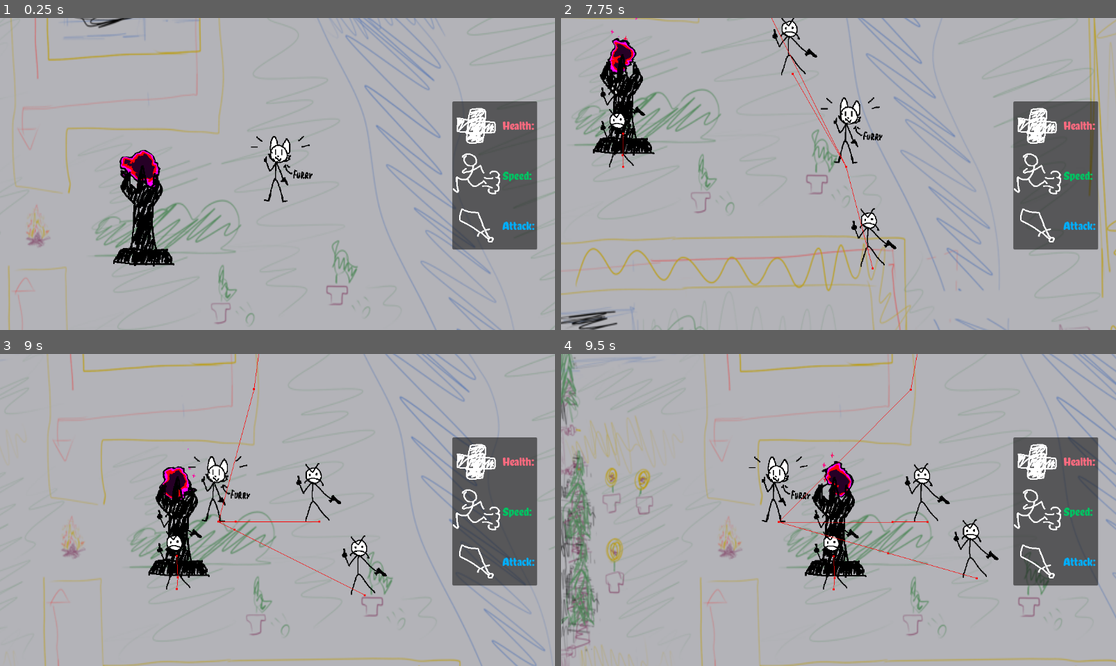
Above: before the commit, frames 1-4 (two rows, left to right).
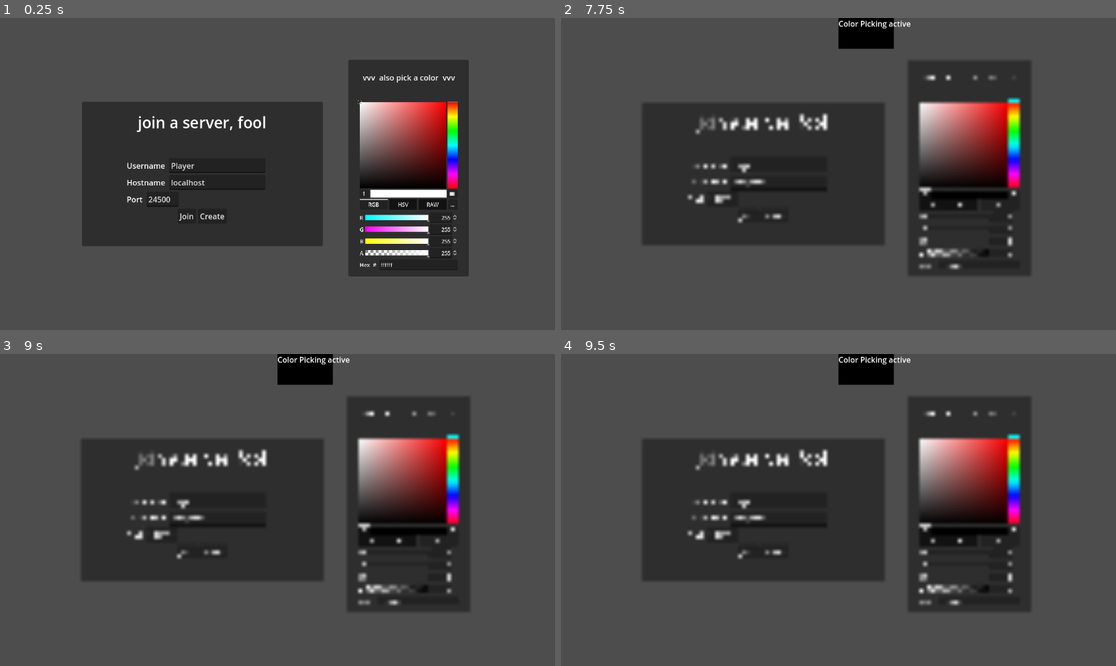
Above: after the commit, the same moments.

Repository: ndvrxd/cultism
Game: Godot game, scene res://connectScreen.tscn
Two runs of this game, one before a commit and one after it. Both use one fixed random seed, a clock stepped at 60 frames per second and the inputs below. Before the commit the project starts from res://scenes/world.tscn.
Inputs (mouse positions are in pixels of both pictures, inside the frame that each line leads up to):
- Up to frame 1 (0.25 s): no input
- Up to frame 2 (7.75 s): click (749, 217) at 0.5 s, where only the run after the commit has a clickable "Join"; click (771, 217) at 1.25 s, where only the run after the commit has a clickable "Create"; click (927, 192) at 2.02 s; click (932, 205) at 2.75 s, where only the run after the commit has a clickable "RGB"; click (966, 205) at 3.5 s, where only the run after the commit has a clickable "HSV"; click (993, 205) at 4.25 s, where only the run after the commit has a clickable "RAW"; tap Enter (Chat, bound only after the commit) at 5, 5.1, 5.85, 6.6, 7.35 s; hold D (right) 5.03-5.78 s; hold S (down) 5.78-6.53 s; hold D (right) 6.53-7.28 s; hold W (up) from 7.28 s (still down)
- Up to frame 3 (9 s): release W (up) at 8.03 s; hold A (left) from 8.03 s (still down); tap Enter (Chat, bound only after the commit) at 8.1, 8.85 s
- Up to frame 4 (9.5 s): keep holding A (left)

The runs differ from the first frame. In frame 1, 95% of the frame differs, in the area x 0-100%, y 0-100%; in frame 2, 95%; in frame 3, 95%; in frame 4, 95%.

Commit message:
basic netcode groundwork (its working yesss)

Diff:
--- /dev/null
+++ b/cult-game-version-0.1/Chatbox/Chatbox.gd
@@ -0,0 +1,36 @@
+class_name Chatbox extends Control
+
+@export var chatLabel:Label
+@export var chatInput:LineEdit
+@export var username:String = "Player"
+
+static var inst:Chatbox # real unity singleton bullshit
+
+signal chatbox_focus_changed(focused:bool)
+
+func _enter_tree():
+	inst = self
+
+func _ready():
+	chatLabel.text=''
+
+func _input(event):
+	if Input.is_action_just_pressed("Chat"):
+		var vp:Viewport = get_viewport()
+		if vp.gui_get_focus_owner() != chatInput:
+			chatbox_focus_changed.emit(true)
+			chatInput.grab_focus()
+		else:
+			chatbox_focus_changed.emit(false)
+			chatInput.release_focus()
+			if chatInput.text.length() > 0:
+				print_chat.rpc(username + ": " + chatInput.text)
+			chatInput.text = ""
+
+@rpc('reliable','call_local', 'any_peer')
+func print_chat(msg:String):
+	if msg.length() > 0:
+		chatLabel.text += '\n' + msg;
+
+func set_username(username:String):
+	self.username = username if !username.is_empty() else "Player"
--- /dev/null
+++ b/cult-game-version-0.1/Chatbox/Chatbox.tscn
@@ -0,0 +1,49 @@
+[gd_scene load_steps=2 format=3 uid="uid://4x1q48mnamto"]
+
+[ext_resource type="Script" path="res://Chatbox/Chatbox.gd" id="1_lmsbv"]
+
+[node name="Chatbox" type="Control" node_paths=PackedStringArray("chatLabel", "chatInput")]
+clip_contents = true
+layout_mode = 3
+anchors_preset = 8
+anchor_left = 0.5
+anchor_top = 0.5
+anchor_right = 0.5
+anchor_bottom = 0.5
+offset_left = -160.0
+offset_top = -96.0
+offset_right = 160.0
+offset_bottom = 104.0
+grow_horizontal = 2
+grow_vertical = 2
+script = ExtResource("1_lmsbv")
+chatLabel = NodePath("Label")
+chatInput = NodePath("LineEdit")
+
+[node name="Label" type="Label" parent="."]
+layout_mode = 1
+anchors_preset = 2
+anchor_top = 1.0
+anchor_bottom = 1.0
+offset_top = -194.0
+offset_right = 312.0
+offset_bottom = -38.0
+grow_vertical = 0
+text = "chat line 1
+chat line 2
+chat line 3
+chat line 4
+chat line 5 aaaaaaaaaaaaaaaa word wrap"
+vertical_alignment = 2
+autowrap_mode = 2
+
+[node name="LineEdit" type="LineEdit" parent="."]
+layout_mode = 1
+anchors_preset = 2
+anchor_top = 1.0
+anchor_bottom = 1.0
+offset_top = -32.0
+offset_right = 256.0
+offset_bottom = -1.0
+grow_vertical = 0
+placeholder_text = "press enter to chat"
--- /dev/null
+++ b/cult-game-version-0.1/NetManager.gd
@@ -0,0 +1,149 @@
+extends Node
+
+# These signals can be connected to by a UI lobby scene or the game scene.
+signal player_connected(peer_id, player_info)
+signal player_disconnected(peer_id)
+signal server_disconnected
+signal connection_refused(reason)
+
+var gameinfo = {};
+var playerinfo_local = {"name":"Server"};
+var players = {};
+
+const MAP = "res://scenes/world.tscn"
+var playerBodyPath = "res://objects/player.tscn";
+
+# THIS IS ALL VERY TRUSTING OF THE CLIENT
+# BAD OPSEC BUT SUFFICIENT FOR PLAYTESTING
+
+# Called when the node enters the scene tree for the first time.
+func _ready():
+	multiplayer.peer_connected.connect(onPlayerConnect)
+	multiplayer.peer_disconnected.connect(onPlayerDisconnect)
+	multiplayer.connected_to_server.connect(onConnectionSuccess)
+	multiplayer.connection_failed.connect(onConnectionFailed)
+	multiplayer.server_disconnected.connect(onServerDisconnect)
+	if IsDedicated():
+		start_listen_server();
+
+func IsDedicated():
+	return multiplayer.is_server() and (OS.has_feature("dedicated_server") or DisplayServer.get_name() == "headless")
+
+func join_game(address="localhost", port=24500):
+	if IsDedicated(): return;
+	var peer = ENetMultiplayerPeer.new()
+	var error = peer.create_client(address, port)
+	if error:
+		return error
+	multiplayer.multiplayer_peer = peer
+
+func start_listen_server(hostname="localhost", port=24500, maxplayers=16):
+	var peer = ENetMultiplayerPeer.new()
+	var error = peer.create_server(port, maxplayers)
+	if error:
+		return error
+	multiplayer.multiplayer_peer = peer
+
+	if !IsDedicated():
+		#players[1] = playerinfo_local
+		player_connected.emit(1, playerinfo_local)
+		onPlayerConnect(1);
+	else:
+		load_game(MAP);
+
+func onPlayerConnect(id): # all clients, NOT JUST server
+	if !IsDedicated(): # send local player info to newly connected remote peer
+		recvPeerInfoCallback.rpc_id(id, playerinfo_local);
+
+@rpc("reliable")
+func setDisconnectMessage(reason):
+	print("Disconnected: " + reason)
+	connection_refused.emit(reason)
+
+@rpc("any_peer", "reliable", "call_local")
+func recvPeerInfoCallback(new_player_info):
+	var new_player_id = multiplayer.get_remote_sender_id()
+
+	if multiplayer.is_server():
+		var discReason = ""
+		for p in players:
+			if new_player_info["name"] == players[p]["name"]:
+				discReason = "Another player already has that name."
+
+		if discReason.is_empty():
+			load_game.rpc_id(new_player_id, MAP)
+		else:
+			setDisconnectMessage.rpc_id(new_player_id, discReason);
+			await get_tree().create_timer(0.1).timeout
+			multiplayer.multiplayer_peer.disconnect_peer(new_player_id);
+	if Chatbox.inst:
+		Chatbox.inst.print_chat(new_player_info["name"] + " connected.")
+	players[new_player_id] = new_player_info
+	player_connected.emit(new_player_id, new_player_info)
+
+@rpc("any_peer", "call_remote", "reliable")
+func askForEntities():
+	var id = multiplayer.get_remote_sender_id()
+	if multiplayer.is_server():
+		var ents = get_tree().get_nodes_in_group("entity")
+		for i in ents:
+			if not i is Entity: continue
+			var e = i as Entity
+			spawnEntity.rpc_id(id, e.objPath, e.global_position, e.name);
+
+@rpc("any_peer", "call_local", "reliable")
+func spawnEntity(scnPath:String, pos:Vector2 = Vector2.ZERO, name4sync:String="", ctlPath:String="", entNameIsNodeName=false):
+	var id = multiplayer.get_remote_sender_id()
+	if id:
+		if name4sync != "":
+			if get_tree().current_scene.has_node(name4sync): return
+		var ebody:Entity = load(scnPath).instantiate();
+		ebody.global_position = pos
+		if name4sync != "":
+			ebody.name = name4sync;
+			if entNameIsNodeName:
+				ebody.entityName = name4sync;
+		get_tree().current_scene.add_child.call_deferred(ebody)
+		if id == multiplayer.get_unique_id():
+			var ectl:EntityController
+			if ctlPath != "":
+				ectl = load(ctlPath).instantiate();
+			elif ebody.controllerPath != "":
+				ectl = load(ebody.controllerPath).instantiate();
+			else: return
+			ebody.add_child.call_deferred(ectl)
+			#ectl.attemptControl.call_deferred();
+
+# When the server decides to start the game from a UI scene,
+# do load_game.rpc(filepath)
+@rpc("call_local", "reliable")
+func load_game(game_scene_path):
+	get_tree().change_scene_to_file(game_scene_path)
+	await get_tree().create_timer(0.1).timeout
+	if !IsDedicated():
+		spawnEntity.rpc.call_deferred(playerBodyPath, Vector2.ZERO, playerinfo_local["name"],
+		"res://objects/controllers/player_controls.tscn", true)
+		if !multiplayer.is_server(): askForEntities.rpc_id.call_deferred(1)
+		Chatbox.inst.set_username(playerinfo_local["name"])
+
+func onPlayerDisconnect(id): # all clients, NOT JUST server
+	if id in players and "proxy" in players[id]:
+		players[id]["proxy"].queue_free()
+	if Chatbox.inst:
+		Chatbox.inst.print_chat(players[id]["name"] + " disconnected.")
+	players.erase(id)
+	player_disconnected.emit(id)
+
+func onConnectionSuccess(): # clientside only
+	if !IsDedicated():
+		var peer_id = multiplayer.get_unique_id()
+		players[peer_id] = playerinfo_local
+		player_connected.emit(peer_id, playerinfo_local)
+
+func onConnectionFailed(): # clientside only
+	multiplayer.multiplayer_peer = null
+
+func onServerDisconnect(): # clientside only
+	multiplayer.multiplayer_peer = null
+	players.clear()
+	server_disconnected.emit()
--- /dev/null
+++ b/cult-game-version-0.1/connectScreen.gd
@@ -0,0 +1,23 @@
+extends Node
+
+@export var nameBox:LineEdit;
+@export var addressBox:LineEdit;
+@export var portBox:LineEdit;
+@export var errorMsg:Label;
+@export var color:ColorPicker;
+
+func _ready():
+	NetManager.connection_refused.connect(emsgCallback)
+
+func onJoinClicked():
+	NetManager.playerinfo_local["name"] = nameBox.text;
+	NetManager.playerinfo_local["color"] = color.color;
+	NetManager.join_game(addressBox.text, portBox.text.to_int());
+
+func onCreateClicked():
+	NetManager.playerinfo_local["name"] = nameBox.text;
+	NetManager.playerinfo_local["color"] = color.color;
+	NetManager.start_listen_server("localhost", portBox.text.to_int());
+
+func emsgCallback(reason):
+	errorMsg.text = reason;
--- /dev/null
+++ b/cult-game-version-0.1/connectScreen.tscn
@@ -0,0 +1,157 @@
+[gd_scene load_steps=4 format=3 uid="uid://bqn8v6gbnfj1u"]
+
+[ext_resource type="Script" path="res://connectScreen.gd" id="1_bvb16"]
+
+[sub_resource type="LabelSettings" id="LabelSettings_3pw02"]
+font_size = 32
+
+[sub_resource type="LabelSettings" id="LabelSettings_yj1jt"]
+font_color = Color(1, 0, 0, 1)
+
+[node name="ConnectScreen" type="Control" node_paths=PackedStringArray("nameBox", "addressBox", "portBox", "errorMsg", "color")]
+layout_mode = 3
+anchors_preset = 15
+anchor_right = 1.0
+anchor_bottom = 1.0
+grow_horizontal = 2
+grow_vertical = 2
+script = ExtResource("1_bvb16")
+nameBox = NodePath("Control/VBoxContainer/HBoxContainer3/LineEdit")
+addressBox = NodePath("Control/VBoxContainer/HBoxContainer/LineEdit")
+portBox = NodePath("Control/VBoxContainer/HBoxContainer2/LineEdit")
+errorMsg = NodePath("Control/VBoxContainer/Label2")
+color = NodePath("Panel2/ColorPicker")
+
+[node name="Control" type="Panel" parent="."]
+custom_minimum_size = Vector2(500, 300)
+layout_mode = 1
+anchors_preset = 8
+anchor_left = 0.5
+anchor_top = 0.5
+anchor_right = 0.5
+anchor_bottom = 0.5
+offset_left = -176.0
+offset_top = -20.0
+offset_right = -136.0
+offset_bottom = 20.0
+grow_horizontal = 2
+grow_vertical = 2
+
+[node name="VBoxContainer" type="VBoxContainer" parent="Control"]
+layout_mode = 1
+anchors_preset = 8
+anchor_left = 0.5
+anchor_top = 0.5
+anchor_right = 0.5
+anchor_bottom = 0.5
+offset_left = -157.0
+offset_top = -130.0
+offset_right = 157.0
+offset_bottom = 130.0
+grow_horizontal = 2
+grow_vertical = 2
+
+[node name="Label" type="Label" parent="Control/VBoxContainer"]
+layout_mode = 2
+text = "join a server, fool
+
+"
+label_settings = SubResource("LabelSettings_3pw02")
+horizontal_alignment = 1
+
+[node name="HBoxContainer3" type="HBoxContainer" parent="Control/VBoxContainer"]
+layout_mode = 2
+
+[node name="Label" type="Label" parent="Control/VBoxContainer/HBoxContainer3"]
+layout_mode = 2
+text = "Username "
+
+[node name="LineEdit" type="LineEdit" parent="Control/VBoxContainer/HBoxContainer3"]
+custom_minimum_size = Vector2(200, 0)
+layout_mode = 2
+text = "Player"
+
+[node name="HBoxContainer" type="HBoxContainer" parent="Control/VBoxContainer"]
+layout_mode = 2
+
+[node name="Label" type="Label" parent="Control/VBoxContainer/HBoxContainer"]
+layout_mode = 2
+text = "Hostname "
+
+[node name="LineEdit" type="LineEdit" parent="Control/VBoxContainer/HBoxContainer"]
+custom_minimum_size = Vector2(200, 0)
+layout_mode = 2
+text = "localhost"
+
+[node name="HBoxContainer2" type="HBoxContainer" parent="Control/VBoxContainer"]
+layout_mode = 2
+
+[node name="Label" type="Label" parent="Control/VBoxContainer/HBoxContainer2"]
+layout_mode = 2
+text = "Port "
+
+[node name="LineEdit" type="LineEdit" parent="Control/VBoxContainer/HBoxContainer2"]
+layout_mode = 2
+text = "24500"
+
+[node name="CenterContainer" type="CenterContainer" parent="Control/VBoxContainer"]
+layout_mode = 2
+
+[node name="HBoxContainer4" type="HBoxContainer" parent="Control/VBoxContainer/CenterContainer"]
+layout_mode = 2
+
+[node name="Button" type="Button" parent="Control/VBoxContainer/CenterContainer/HBoxContainer4"]
+layout_mode = 2
+text = "Join"
+
+[node name="Button2" type="Button" parent="Control/VBoxContainer/CenterContainer/HBoxContainer4"]
+layout_mode = 2
+text = "Create"
+
+[node name="Label2" type="Label" parent="Control/VBoxContainer"]
+layout_mode = 2
+text = "
+"
+label_settings = SubResource("LabelSettings_yj1jt")
+
+[node name="Panel2" type="Panel" parent="."]
+layout_mode = 1
+anchors_preset = 8
+anchor_left = 0.5
+anchor_top = 0.5
+anchor_right = 0.5
+anchor_bottom = 0.5
+offset_left = 147.0
+offset_top = -237.0
+offset_right = 397.0
+offset_bottom = 213.0
+grow_horizontal = 2
+grow_vertical = 2
+
+[node name="ColorPicker" type="ColorPicker" parent="Panel2"]
+layout_mode = 1
+anchors_preset = 8
+anchor_left = 0.5
+anchor_top = 0.5
+anchor_right = 0.5
+anchor_bottom = 0.5
+offset_left = -104.0
+offset_top = -140.0
+offset_right = 194.0
+offset_bottom = 366.0
+grow_horizontal = 2
+grow_vertical = 2
+scale = Vector2(0.7, 0.7)
+can_add_swatches = false
+presets_visible = false
+
+[node name="Label" type="Label" parent="Panel2"]
+layout_mode = 0
+offset_left = 30.0
+offset_top = 25.0
+offset_right = 222.0
+offset_bottom = 48.0
+text = "vvv  also pick a color  vvv"
+
+[connection signal="pressed" from="Control/VBoxContainer/CenterContainer/HBoxContainer4/Button" to="." method="onJoinClicked"]
+[connection signal="pressed" from="Control/VBoxContainer/CenterContainer/HBoxContainer4/Button2" to="." method="onCreateClicked"]
--- /dev/null
+++ b/cult-game-version-0.1/objects/controllers/Chatbox/Chatbox.gd
@@ -0,0 +1,36 @@
+class_name Chatbox extends Control
+
+@export var chatLabel:Label
+@export var chatInput:LineEdit
+@export var username:String = "Player"
+
+static var inst:Chatbox # real unity singleton bullshit
+
+signal chatbox_focus_changed(focused:bool)
+
+func _enter_tree():
+	inst = self
+
+func _ready():
+	chatLabel.text=''
+
+func _input(event):
+	if Input.is_action_just_pressed("Chat"):
+		var vp:Viewport = get_viewport()
+		if vp.gui_get_focus_owner() != chatInput:
+			chatbox_focus_changed.emit(true)
+			chatInput.grab_focus()
+		else:
+			chatbox_focus_changed.emit(false)
+			chatInput.release_focus()
+			if chatInput.text.length() > 0:
+				print_chat.rpc(username + ": " + chatInput.text)
+			chatInput.text = ""
+
+@rpc('reliable','call_local', 'any_peer')
+func print_chat(msg:String):
+	if msg.length() > 0:
+		chatLabel.text += '\n' + msg;
+
+func set_username(username:String):
+	self.username = username if !username.is_empty() else "Player"
--- /dev/null
+++ b/cult-game-version-0.1/objects/controllers/Chatbox/Chatbox.tscn
@@ -0,0 +1,49 @@
+[gd_scene load_steps=2 format=3 uid="uid://4x1q48mnamto"]
+
+[ext_resource type="Script" path="res://mp/Chatbox/Chatbox.gd" id="1_lmsbv"]
+
+[node name="Chatbox" type="Control" node_paths=PackedStringArray("chatLabel", "chatInput")]
+clip_contents = true
+layout_mode = 3
+anchors_preset = 8
+anchor_left = 0.5
+anchor_top = 0.5
+anchor_right = 0.5
+anchor_bottom = 0.5
+offset_left = -160.0
+offset_top = -96.0
+offset_right = 160.0
+offset_bottom = 104.0
+grow_horizontal = 2
+grow_vertical = 2
+script = ExtResource("1_lmsbv")
+chatLabel = NodePath("Label")
+chatInput = NodePath("LineEdit")
+
+[node name="Label" type="Label" parent="."]
+layout_mode = 1
+anchors_preset = 2
+anchor_top = 1.0
+anchor_bottom = 1.0
+offset_top = -194.0
+offset_right = 312.0
+offset_bottom = -38.0
+grow_vertical = 0
+text = "chat line 1
+chat line 2
+chat line 3
+chat line 4
+chat line 5 aaaaaaaaaaaaaaaa word wrap"
+vertical_alignment = 2
+autowrap_mode = 2
+
+[node name="LineEdit" type="LineEdit" parent="."]
+layout_mode = 1
+anchors_preset = 2
+anchor_top = 1.0
+anchor_bottom = 1.0
+offset_top = -32.0
+offset_right = 256.0
+offset_bottom = -1.0
+grow_vertical = 0
+placeholder_text = "press enter to chat"
--- a/cult-game-version-0.1/objects/enemy.tscn
+++ b/cult-game-version-0.1/objects/enemy.tscn
@@ -17,6 +17,8 @@
 platform_wall_layers = 15
 script = ExtResource("1_8t12i")
 team = 2
+objPath = "res://objects/enemy.tscn"
+controllerPath = "res://objects/controllers/basic_enemy_ai.tscn"
 
 [node name="sprite" type="Sprite2D" parent="."]
 texture_filter = 1
--- a/cult-game-version-0.1/objects/player.tscn
+++ b/cult-game-version-0.1/objects/player.tscn
@@ -11,6 +11,7 @@
 texture_filter = 6
 script = ExtResource("1_5qw1a")
 team = 1
+objPath = "res://objects/player.tscn"
 
 [node name="CollisionShape2D" type="CollisionShape2D" parent="."]
 position = Vector2(-0.5, -49.435)
--- a/cult-game-version-0.1/objects/test_effigy.tscn
+++ b/cult-game-version-0.1/objects/test_effigy.tscn
@@ -48,6 +48,7 @@
 collision_mask = 0
 motion_mode = 1
 script = ExtResource("1_bfdly")
+objPath = "res://objects/test_effigy.tscn"
 
 [node name="GPUParticles2D" type="GPUParticles2D" parent="."]
 position = Vector2(-0.0956805, -15.7721)
--- a/cult-game-version-0.1/project.godot
+++ b/cult-game-version-0.1/project.godot
@@ -11,9 +11,13 @@
 [application]
 
 config/name="cult game version 0.1"
-run/main_scene="res://scenes/world.tscn"
+run/main_scene="res://connectScreen.tscn"
 config/features=PackedStringArray("4.3", "Forward Plus")
 config/icon="res://art/icon.svg"
+
+[autoload]
+
+NetManager="*res://NetManager.gd"
 
 [global_group]
 
@@ -46,6 +50,11 @@
 "events": [Object(InputEventKey,"resource_local_to_scene":false,"resource_name":"","device":-1,"window_id":0,"alt_press …(195 unchanged characters)…
 ]
 }
+Chat={
+"deadzone": 0.5,
+"events": [Object(InputEventKey,"resource_local_to_scene":false,"resource_name":"","device":-1,"window_id":0,"alt_pressed":false,"shift_pressed":false,"ctrl_pressed":false,"meta_pressed":false,"pressed":false,"keycode":0,"physical_keycode":4194309,"key_label":0,"unicode":0,"location":0,"echo":false,"script":null)
+]
+}
 
 [rendering]
 
--- a/cult-game-version-0.1/scenes/world.tscn
+++ b/cult-game-version-0.1/scenes/world.tscn
@@ -1,11 +1,8 @@
-[gd_scene load_steps=17 format=3 uid="uid://c6t867f13wn4u"]
+[gd_scene load_steps=14 format=3 uid="uid://c6t867f13wn4u"]
 
 [ext_resource type="Texture2D" uid="uid://dr1jlcktudyg" path="res://art/playermapxd.png" id="1_br0cv"]
-[ext_resource type="PackedScene" uid="uid://cts6cpmg1ehil" path="res://objects/player.tscn" id="2_hddls"]
-[ext_resource type="PackedScene" uid="uid://ct6dh5rgiuip3" path="res://objects/enemy.tscn" id="3_5gkxb"]
 [ext_resource type="PackedScene" uid="uid://bhatrw3cecxw1" path="res://objects/test_effigy.tscn" id="4_4fgws"]
-[ext_resource type="PackedScene" uid="uid://m5cwr1mtoo1p" path="res://objects/controllers/basic_enemy_ai.tscn" id="4_8i88f"]
-[ext_resource type="PackedScene" uid="uid://ci2psjf4f2qtu" path="res://objects/controllers/player_controls.tscn" id="5_y2jcq"]
+[ext_resource type="PackedScene" uid="uid://4x1q48mnamto" path="res://Chatbox/Chatbox.tscn" id="4_wntds"]
 [ext_resource type="PackedScene" uid="uid://dxiibdkgas3eu" path="res://scenes/pause_menu.tscn" id="5_yfg13"]
 
 [sub_resource type="NavigationPolygon" id="NavigationPolygon_ob1or"]
@@ -46,45 +43,25 @@
 scale = Vector2(1.94283, 2.36346)
 texture = ExtResource("1_br0cv")
 
-[node name="Node" type="Node2D" parent="."]
-y_sort_enabled = true
-
-[node name="test effigy" parent="Node" instance=ExtResource("4_4fgws")]
+[node name="test effigy" parent="." instance=ExtResource("4_4fgws")]
 position = Vector2(-496, 1.99999)
 
-[node name="player" parent="Node" instance=ExtResource("2_hddls")]
-position = Vector2(-216, -132)
-
-[node name="PlayerControls" parent="Node/player" instance=ExtResource("5_y2jcq")]
-
-[node name="enemy" parent="Node" instance=ExtResource("3_5gkxb")]
-position = Vector2(1096, -764)
-
-[node name="BasicEnemyAi" parent="Node/enemy" instance=ExtResource("4_8i88f")]
-
-[node name="enemy2" parent="Node" instance=ExtResource("3_5gkxb")]
-position = Vector2(-756, -936)
-
-[node name="BasicEnemyAi" parent="Node/enemy2" instance=ExtResource("4_8i88f")]
-
-[node name="enemy3" parent="Node" instance=ExtResource("3_5gkxb")]
-position = Vector2(-1252, -280)
-
-[node name="BasicEnemyAi" parent="Node/enemy3" instance=ExtResource("4_8i88f")]
-
-[node name="enemy4" parent="Node" instance=ExtResource("3_5gkxb")]
-position = Vector2(-697, 781)
-
-[node name="BasicEnemyAi" parent="Node/enemy4" instance=ExtResource("4_8i88f")]
-
-[node name="enemy5" parent="Node" instance=ExtResource("3_5gkxb")]
-position = Vector2(972, 592)
-
-[node name="BasicEnemyAi" parent="Node/enemy5" instance=ExtResource("4_8i88f")]
-
 [node name="CanvasLayer" type="CanvasLayer" parent="."]
 
 [node name="PauseMenu" parent="CanvasLayer" instance=ExtResource("5_yfg13")]
+
+[node name="Chatbox" parent="CanvasLayer" instance=ExtResource("4_wntds")]
+anchors_preset = 2
+anchor_left = 0.0
+anchor_top = 1.0
+anchor_right = 0.0
+anchor_bottom = 1.0
+offset_left = 21.0
+offset_top = -219.0
+offset_right = 341.0
+offset_bottom = -19.0
+grow_horizontal = 1
+grow_vertical = 0
 
 [node name="navmesh" type="NavigationRegion2D" parent="."]
 position = Vector2(0, 1)
--- a/cult-game-version-0.1/scripts/generic/Entity.gd
+++ b/cult-game-version-0.1/scripts/generic/Entity.gd
@@ -5,6 +5,9 @@
 
 @export var entityName:String = "Entity";
 @export var team:int = 0;
+@export var objPath:String = ""
+@export var controllerPath:String = ""
+@export var controllerAttached:bool = false;
 
 @export var moveIntent:Vector2 = Vector2.ZERO;
 @export var lookDirection:Vector2 = Vector2.UP;
@@ -30,7 +33,7 @@
 	move_and_slide()
 
 func _physics_process(_delta: float) -> void:
-	streamMovement.rpc(global_position, moveIntent, lookDirection)
+	if controllerAttached: streamMovement.rpc(global_position, moveIntent, lookDirection)
 
 # what i'm thinking is that the authority for each entity
 # can attach a controller to it clientside, and the controller can make
--- a/cult-game-version-0.1/scripts/generic/EntityController.gd
+++ b/cult-game-version-0.1/scripts/generic/EntityController.gd
@@ -1,13 +1,21 @@
 class_name EntityController extends Node2D
 
-var nav:NavigationAgent2D;
-@onready var ent:Entity = get_parent();
+var nav:NavigationAgent2D = null;
+var ent:Entity;
 var target:Entity = null;
 
 func _ready():
-	nav = NavigationAgent2D.new();
-	ent.add_child.call_deferred(nav)
+	attemptControl()
+
+func attemptControl() -> void:
+	var parent = get_parent();
+	if not parent is Entity: return
+	ent = parent
+	if nav == null or not ent.is_ancestor_of(nav):
+		nav = NavigationAgent2D.new();
+		ent.add_child.call_deferred(nav)
 	nav.debug_enabled = true;
+	ent.controllerAttached = true;
 
 func findNewTarget(friendlyfire=false) -> void:
 	## stock aggro mechanics for all enemies
Not shown: 1 places in cult-game-version-0.1/objects/test_effigy.tscn that only renumber resources
